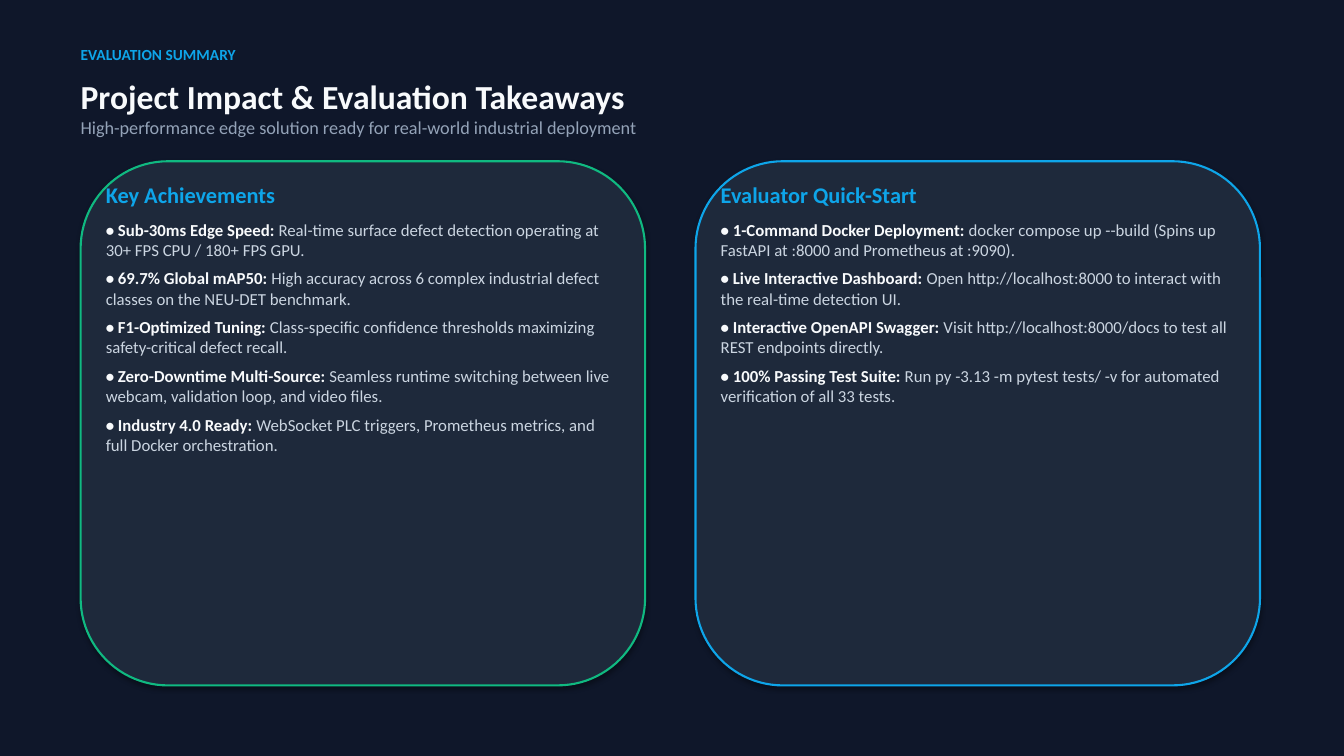
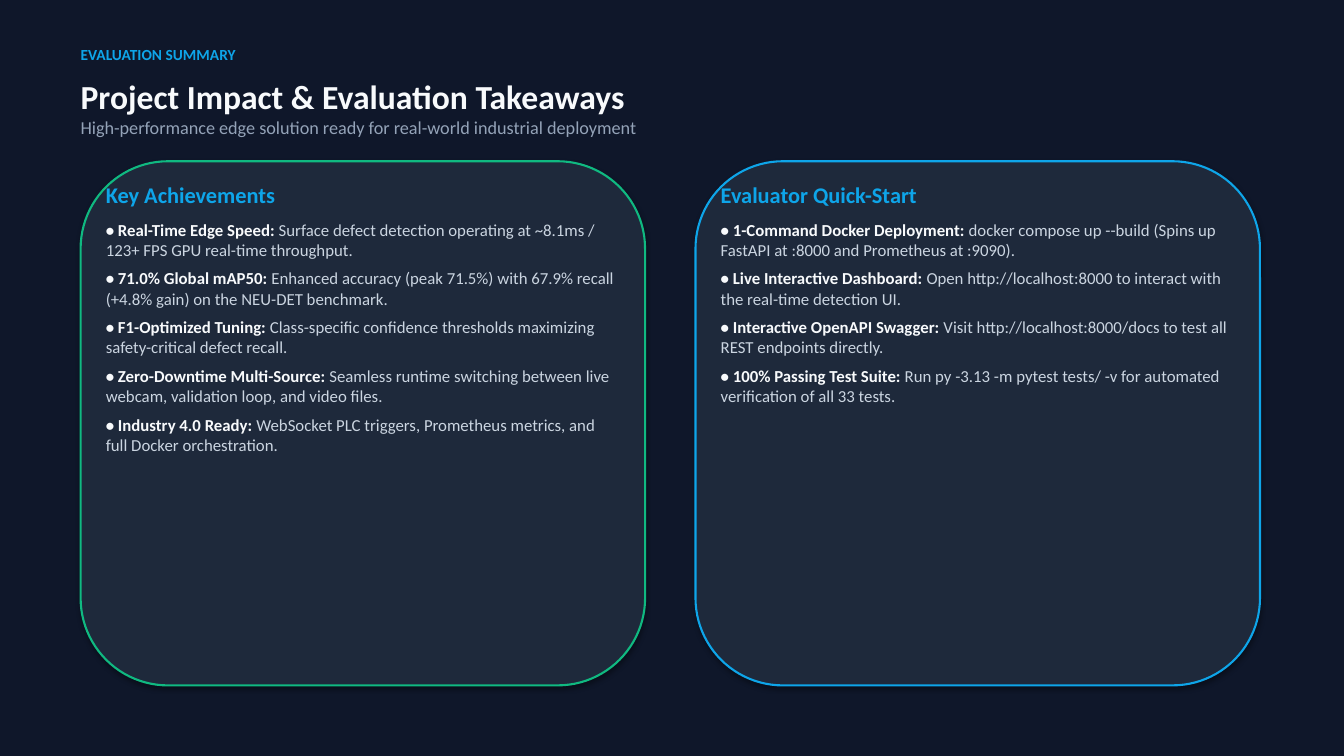
Before and after one commit to Mayank12348487487/Industrial_defect_system_zalima_internship, a slide deck: slide 11 of Industrial_Defect_Detection_Presentation.pptx. Drawn at 1344x756 pixels with LibreOffice and Linux fonts; fonts in the diff are those of the drawing. Boxes give left, top, right and bottom in pixels: in the first picture for what was removed or moved away, otherwise in the second. Text is boxed around its words. In the diff, an @@ line names an element or a change of style, - is before the commit and + after.

Commit message:
feat: improve real defect detection to 71.0% mAP50 and 67.9% recall with YOLOv8s and updated presentation

```diff
--- a/Industrial_Defect_Detection_Presentation.pptx
+++ b/Industrial_Defect_Detection_Presentation.pptx
@@ text at <box>106,224,614,308</box>: text changed @@
-• Sub-30ms Edge Speed: Real-time surface defect detection operating at 30+ FPS CPU / 180+ FPS GPU.
-• 69.7% Global mAP50: High accuracy across 6 complex industrial defect classes on the NEU-DET benchmark.
+• Real-Time Edge Speed: Surface defect detection operating at ~8.1ms / 123+ FPS GPU real-time throughput.
+• 71.0% Global mAP50: Enhanced accuracy (peak 71.5%) with 67.9% recall (+4.8% gain) on the NEU-DET benchmark.
```
Also in this commit, not shown: 5 other slides changed, 11 other files.
